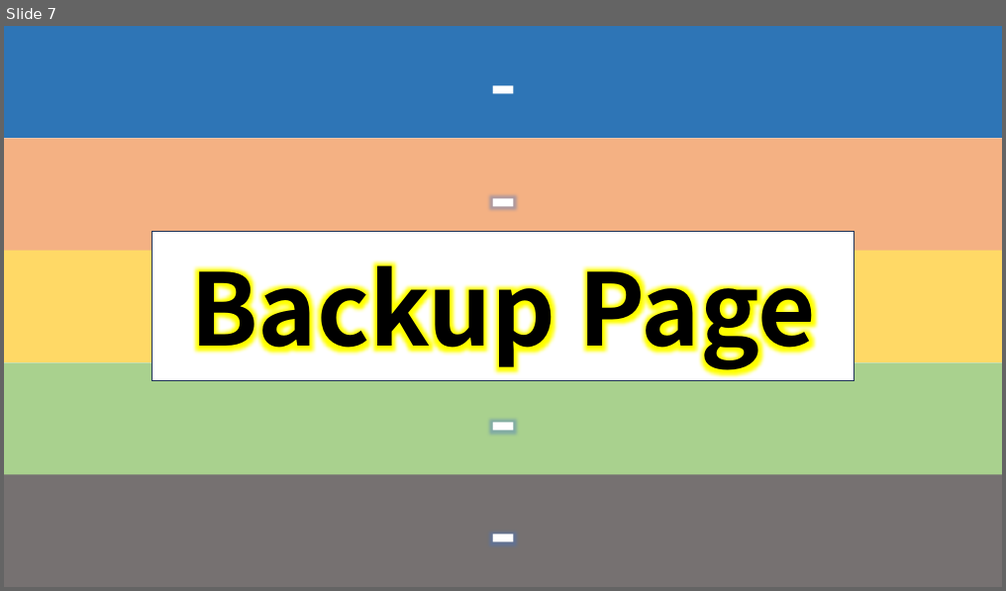
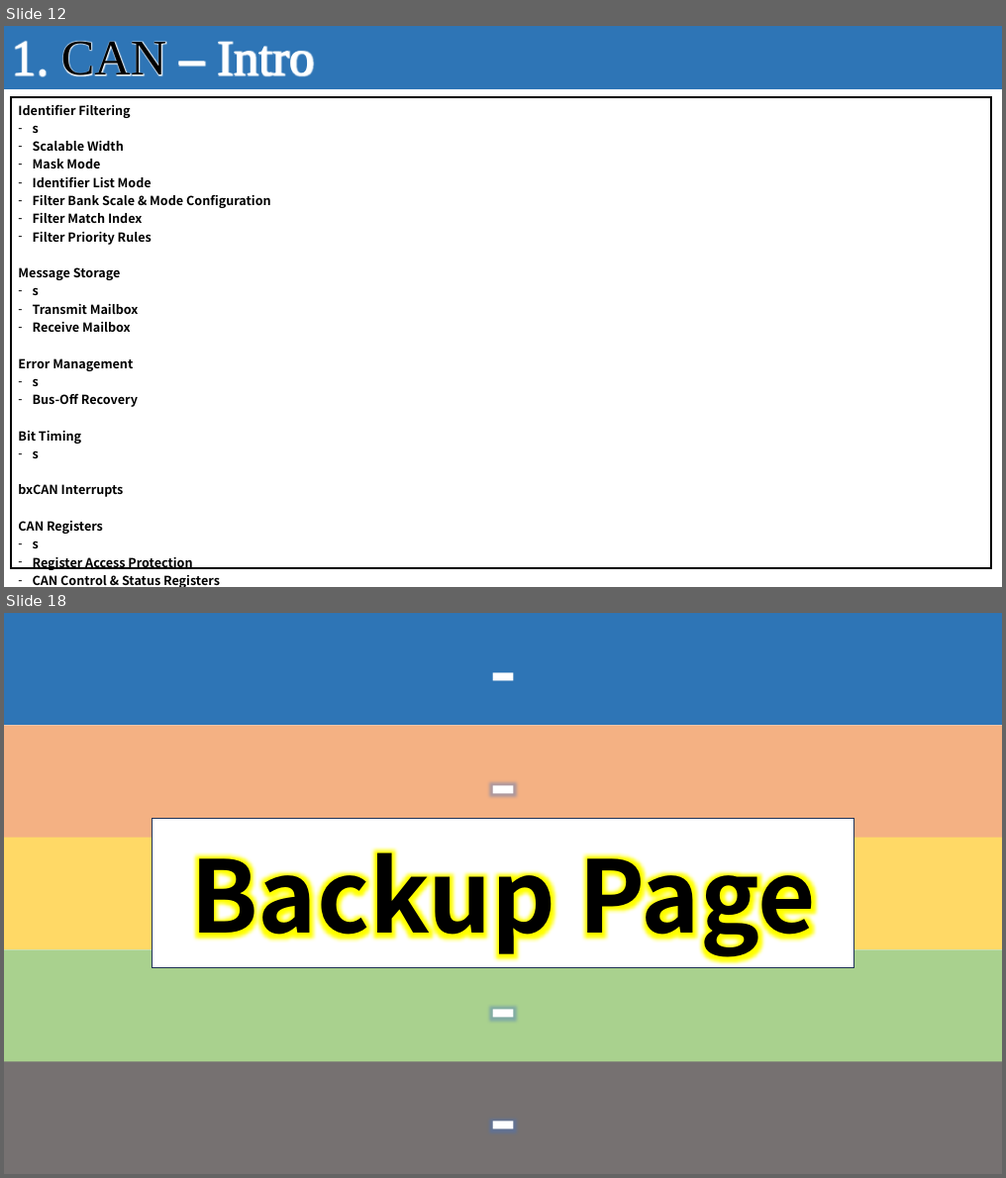
Before and after one commit to seonghokim/Study, a slide deck: Study Material/Firmware Explanation.pptx. Shown one above the other, each under a label of ours: slide 7 before the commit, slides 12 and 18 after it; the slides between them are not shown. The pictures are 1006x591 and 1006x1178 pixels, drawn with LibreOffice and Linux fonts; fonts in the diff are those of the drawing; background and template pictures are left out. Boxes give left, top, right and bottom in pixels: in the first picture for what was removed or moved away, otherwise in the second. Text is boxed around its words. In the diff, an @@ line names an element or a change of style, - is before the commit and + after.

```diff
--- a/Study Material/Firmware Explanation.pptx
+++ b/Study Material/Firmware Explanation.pptx
@@ slide 12 added at box(4, 26, 1002, 587), background #FFFFFF @@
@@ rectangle added at box(4, 26, 1002, 89), fill #404040 @@
@@ rectangle added at box(4, 26, 1002, 89), fill #2E75B6, 48 pt, text #FFFFFF @@
+1. CAN – Intro
@@ table added at box(11, 97, 991, 587), 1 rows, 1 columns @@
+Identifier Filtering / s / Scalable Width / Mask Mode / Identifier List Mode / Filter Bank Scale & Mode Configuration / Filter Match Index / Filter Priority Rules / Message Storage / s / Transmit Mailbox / Receive Mailbox / Error Management / s / Bus-Off Recovery / Bit Timing / s / bxCAN Interrupts / CAN Registers / s / Register Access Protection / CAN Control & Status Registers / CAN Mailbox Registers / CAN Filter Registers / CAN Register Map
@@ what was slide 7 is now slide 18 @@
```
Also in this commit, not shown: 2 slides changed, 10 other slides added, 3 other files.
